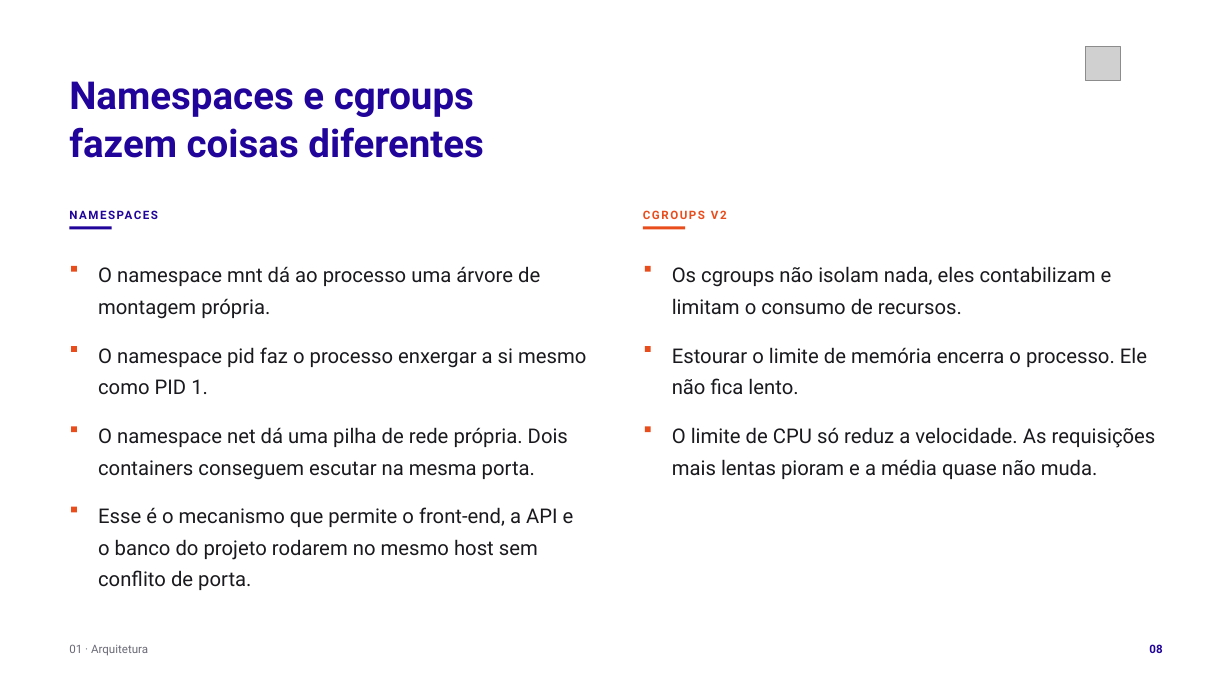
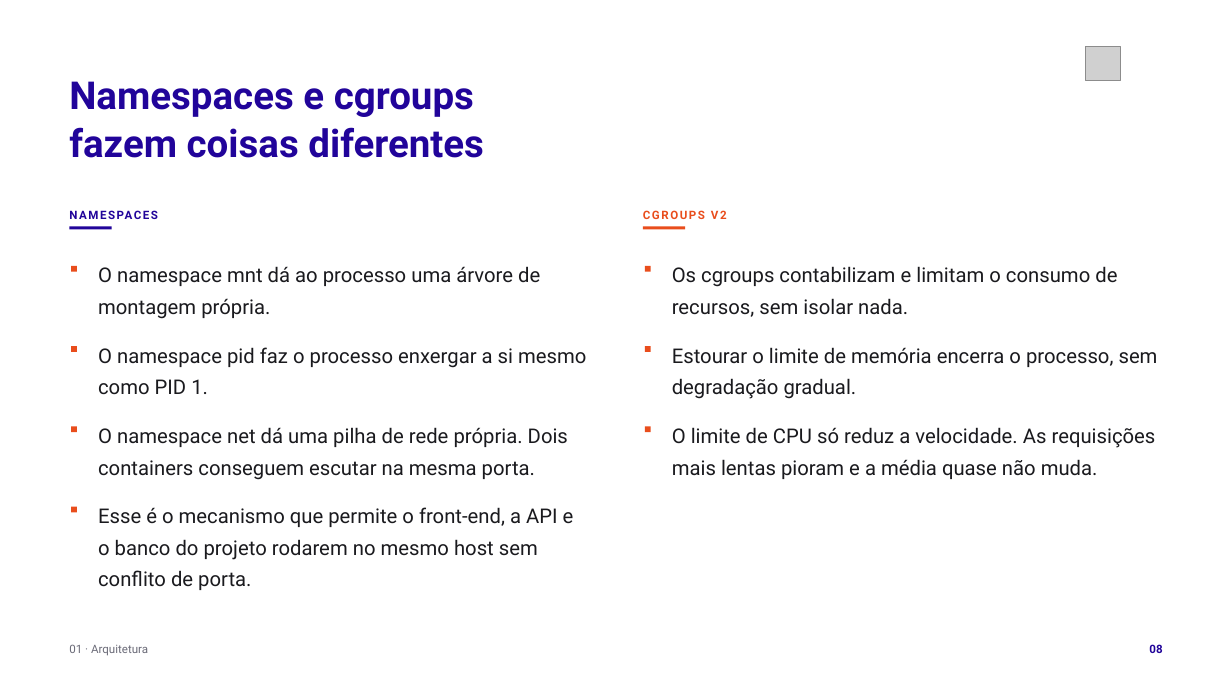
Before and after one commit to tcpassos/invite-app, a slide deck: slide 8 of trabalhos/T1-Docker-Invite-People.pptx. Drawn at 1232x693 pixels with LibreOffice and Linux fonts; fonts in the diff are those of the drawing; grey boxes stand for pictures. Boxes give left, top, right and bottom in pixels: in the first picture for what was removed or moved away, otherwise in the second. Text is boxed around its words. In the diff, an @@ line names an element or a change of style, - is before the commit and + after.

```diff
--- a/trabalhos/T1-Docker-Invite-People.pptx
+++ b/trabalhos/T1-Docker-Invite-People.pptx
@@ text at (x1=672, y1=266, x2=1117, y2=317): text changed @@
-Os cgroups não isolam nada, eles contabilizam e limitam o consumo de recursos.
+Os cgroups contabilizam e limitam o consumo de recursos, sem isolar nada.
@@ text at (x1=672, y1=347, x2=1158, y2=399): text changed @@
-Estourar o limite de memória encerra o processo. Ele não fica lento.
+Estourar o limite de memória encerra o processo, sem degradação gradual.
```
Also in this commit, not shown: 9 other slides changed, 12 other files.
